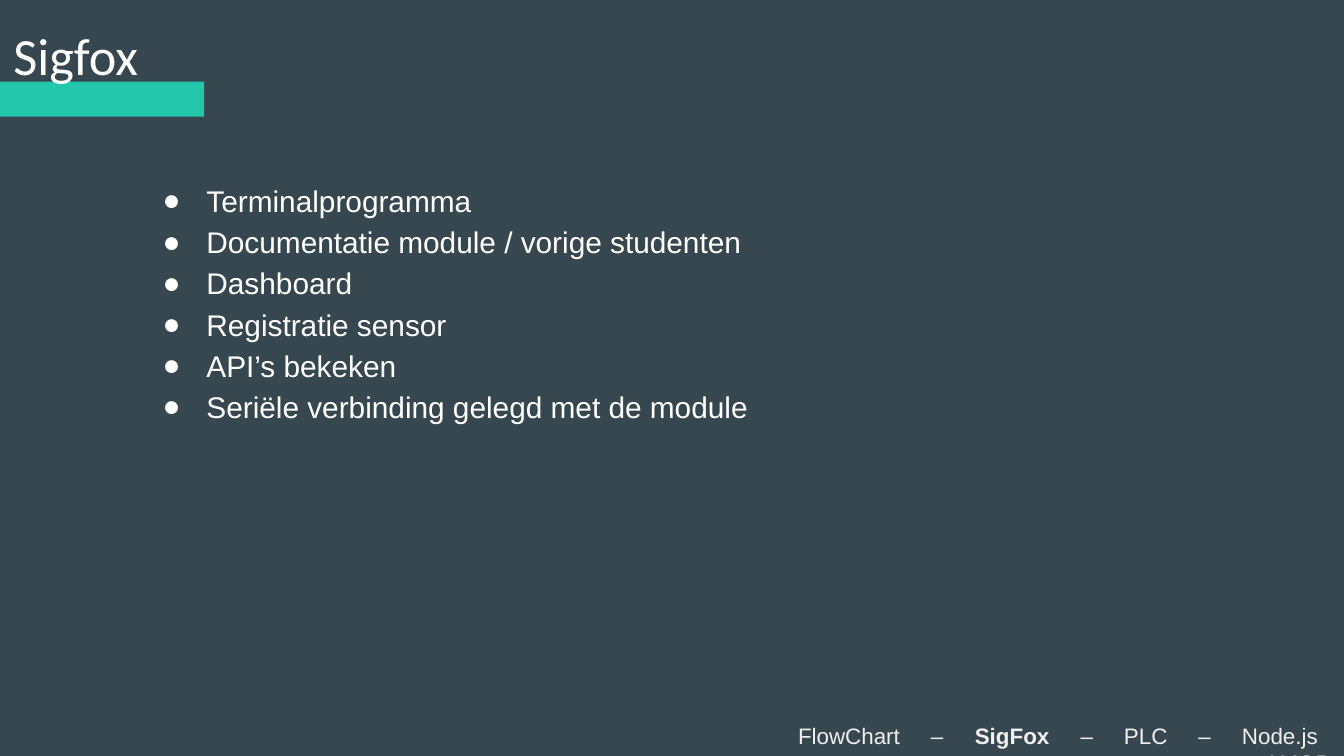
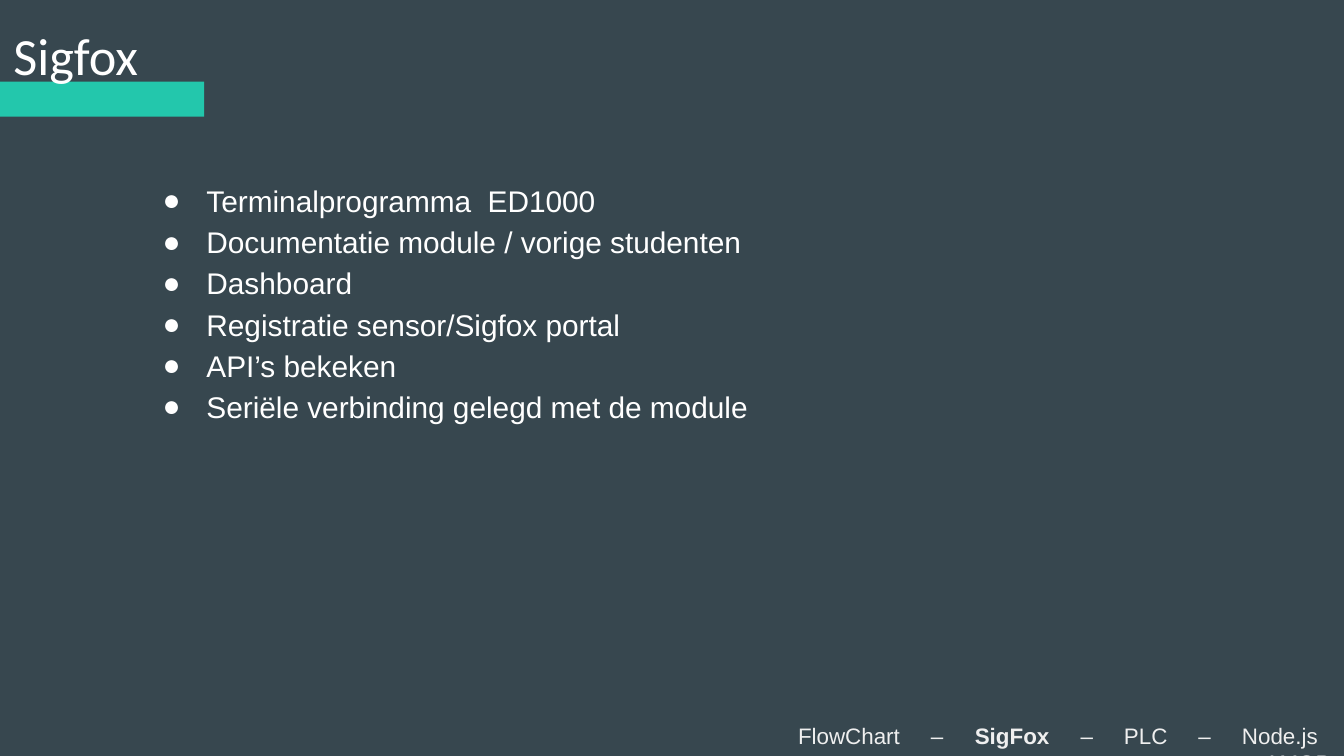
Before and after one commit to Koffiejoe/IA-EnOcean, a slide deck: slide 4 of Presentaties/2Wekelijkse PowerPoint/nieuweppt.pptx. Drawn at 1344x756 pixels with LibreOffice and Linux fonts; fonts in the diff are those of the drawing. Boxes give left, top, right and bottom in pixels: in the first picture for what was removed or moved away, otherwise in the second. Text is boxed around its words. In the diff, an @@ line names an element or a change of style, - is before the commit and + after.

Commit message:
edit Sigfox

```diff
--- a/Presentaties/2Wekelijkse PowerPoint/nieuweppt.pptx
+++ b/Presentaties/2Wekelijkse PowerPoint/nieuweppt.pptx
@@ subtitle at bbox=[206, 190, 596, 218]: text changed @@
-● Terminalprogramma
+● Terminalprogramma ED1000
@@ subtitle at bbox=[206, 314, 620, 341]: text changed @@
-● Registratie sensor
+● Registratie sensor/Sigfox portal
```
